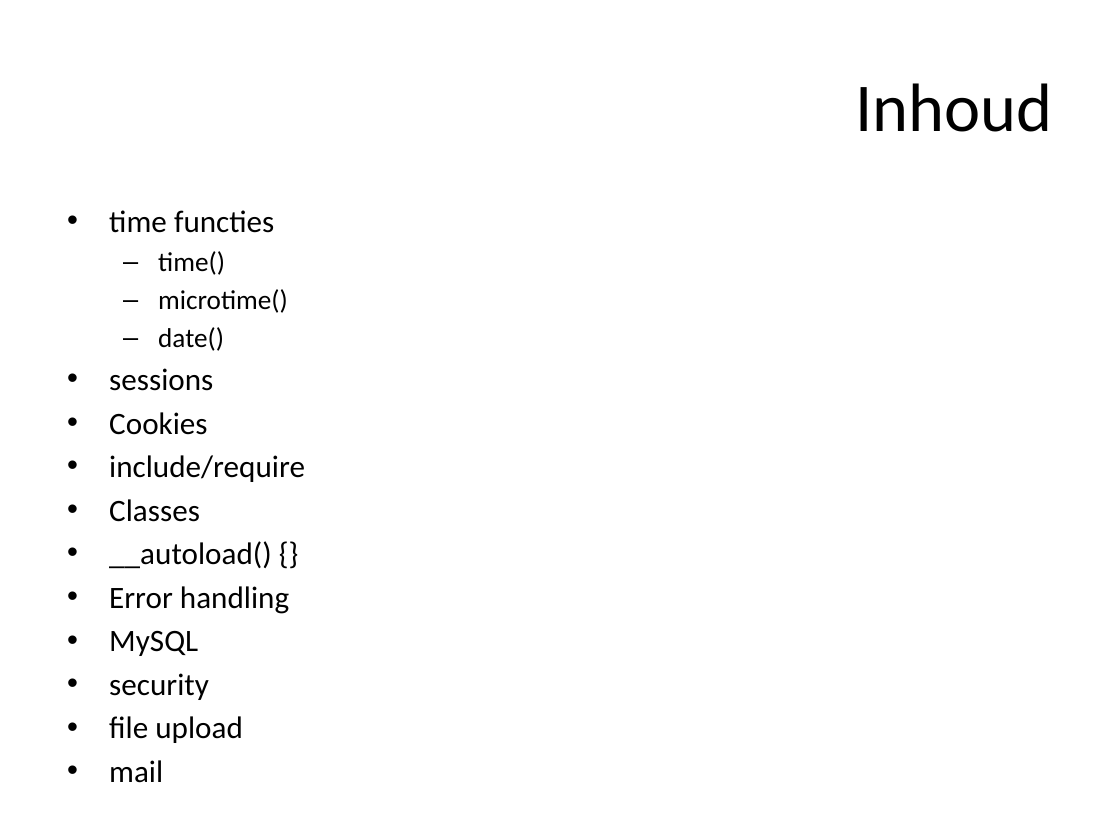
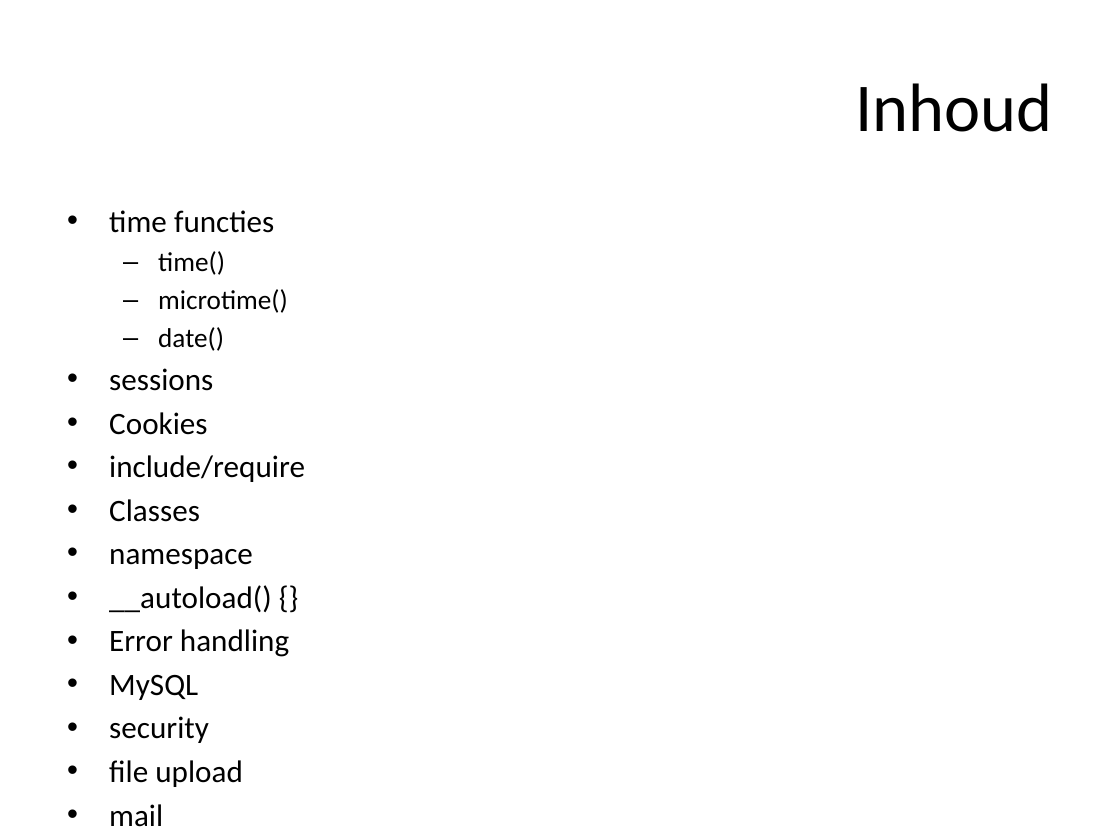
Before and after one commit to ajkea/web-backend-1, a slide deck: slide 4 of public/cursus/web-backend-cursus.pptx. Drawn at 1120x840 pixels with LibreOffice and Linux fonts; fonts in the diff are those of the drawing. Boxes give left, top, right and bottom in pixels: in the first picture for what was removed or moved away, otherwise in the second. Text is boxed around its words. In the diff, an @@ line names an element or a change of style, - is before the commit and + after.

Commit message:
correct namespace slides

```diff
--- a/public/cursus/web-backend-cursus.pptx
+++ b/public/cursus/web-backend-cursus.pptx
@@ text at [109, 549, 253, 569]: paragraph added @@
+• namespace
```
Also in this commit, not shown: 3 other slides changed, 1 other file.
